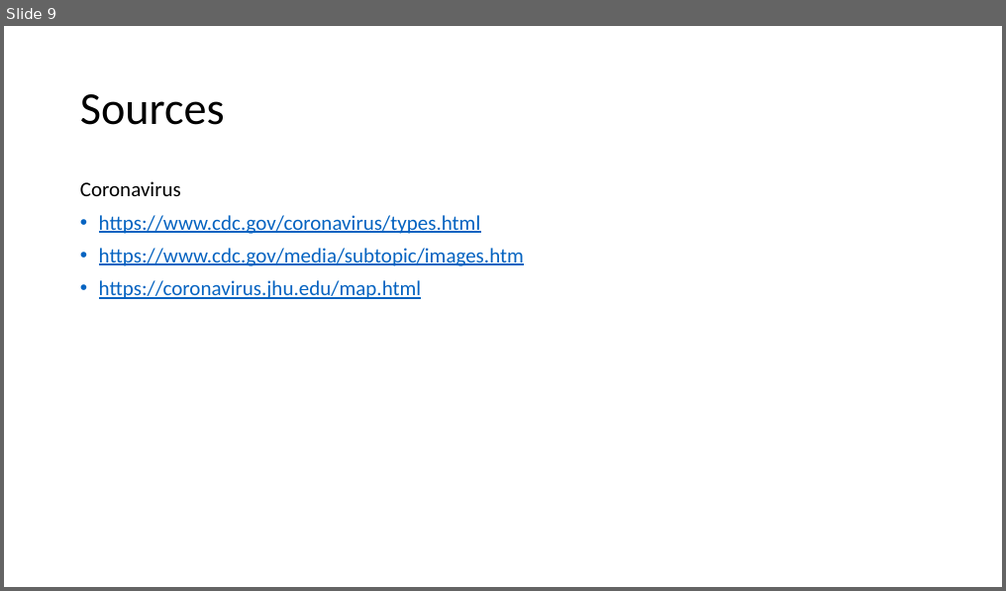
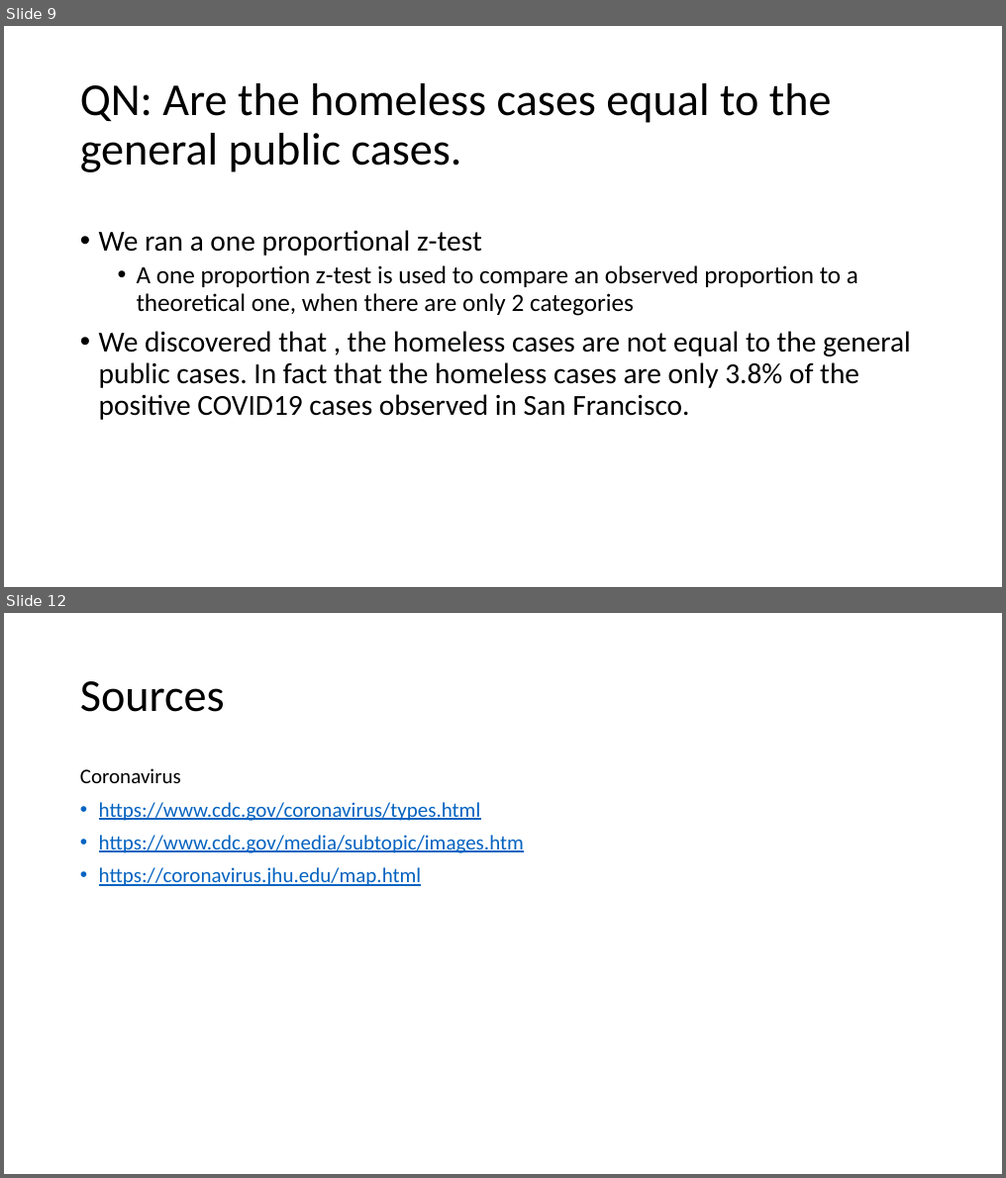
Before and after one commit to engmarkrezk/DFT_FinalProject, a slide deck: RecoverdDFTppt.pptx. Shown one above the other, each under a label of ours: slide 9 before the commit, slides 9 and 12 after it; the slides between them are not shown. The pictures are 1006x591 and 1006x1178 pixels, drawn with LibreOffice and Linux fonts; fonts in the diff are those of the drawing. Boxes give left, top, right and bottom in pixels: in the first picture for what was removed or moved away, otherwise in the second. Text is boxed around its words. In the diff, an @@ line names an element or a change of style, - is before the commit and + after.

```diff
--- a/RecoverdDFTppt.pptx
+++ b/RecoverdDFTppt.pptx
@@ slide 9 added at [4, 26, 1002, 587], background #FFFFFF @@
@@ title added at [80, 83, 832, 173], 44 pt, text #000000 @@
+QN: Are the homeless cases equal to the general public cases.
@@ text added at [99, 230, 911, 420], 28 pt, text #000000 @@
+• We ran a one proportional z-test
+  • A one proportion z-test is used to compare an observed proportion to a theoretical one, when there are only 2 categories
+• We discovered that , the homeless cases are not equal to the general public cases. In fact that the homeless cases are only 3.8% of the positive COVID19 cases observed in San Francisco.
@@ what was slide 9 is now slide 12 @@
```
Also in this commit, not shown: 2 other slides added.
